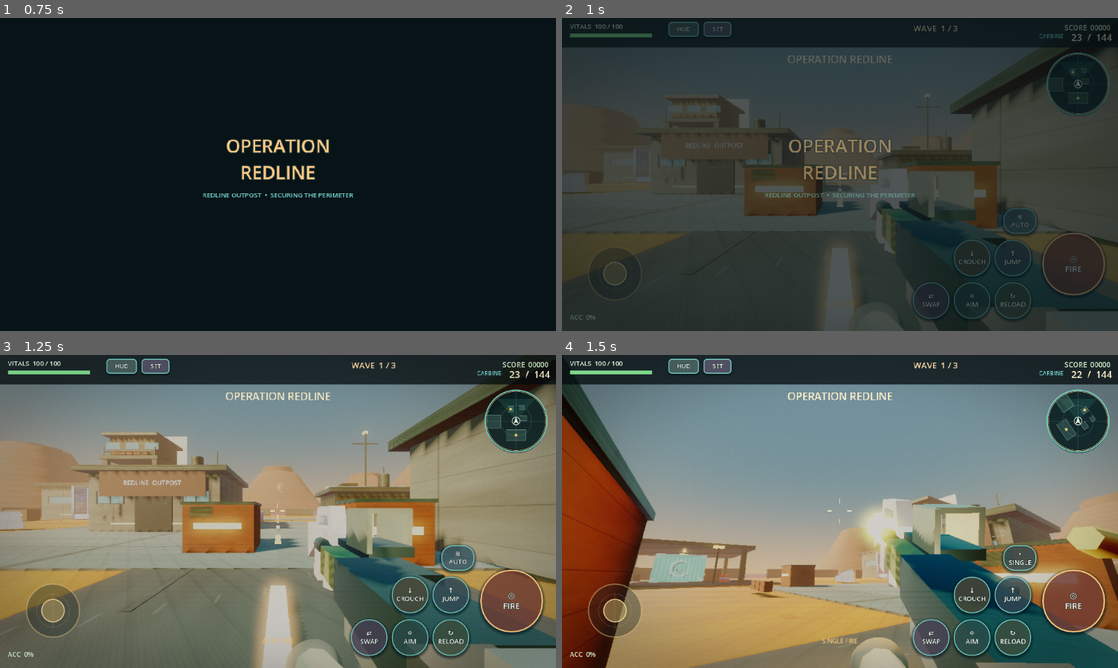
Above: before the commit, frames 1-4 (two rows, left to right).
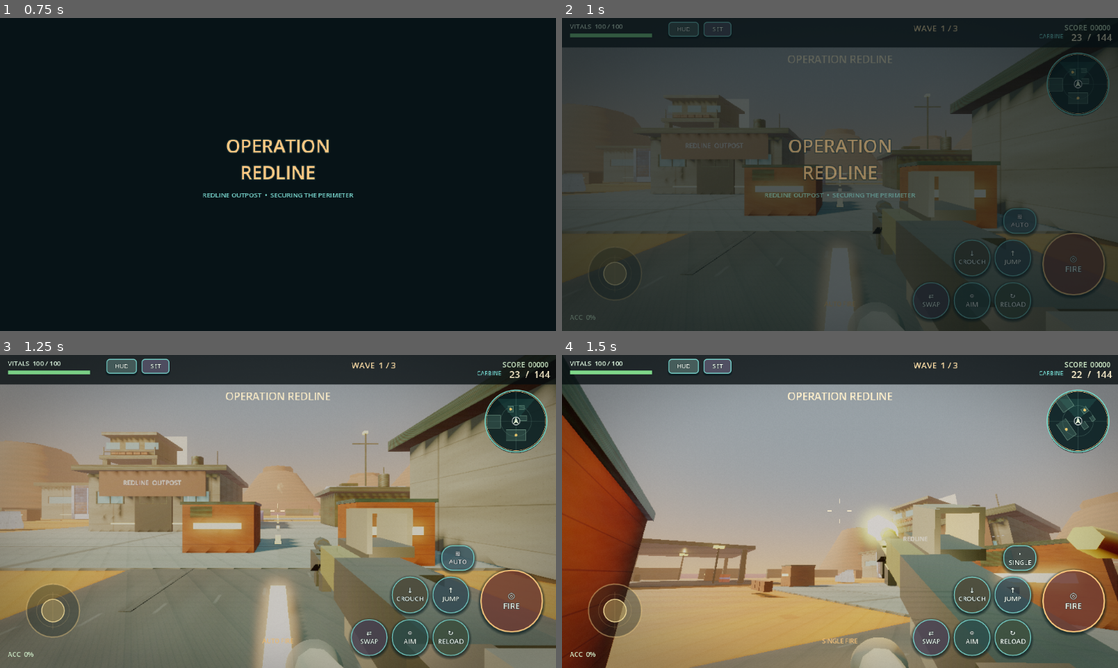
Above: after the commit, the same moments.

Repository: black-glass-dev/2D-Game
Game: Godot game, scene res://scenes/Main.tscn
Two runs of this game, one before a commit and one after it. Both use one fixed random seed, a clock stepped at 60 frames per second and the inputs below.
Inputs (mouse positions are in pixels of both pictures, inside the frame that each line leads up to):
- Up to frame 1 (0.75 s): click "• SINGLE" at 0.5 s
- Up to frame 2 (1 s): no input
- Up to frame 3 (1.25 s): no input
- Up to frame 4 (1.5 s): tap Enter at 1.25 s; move the mouse to (867, 511) at 1.27 s; hold W from 1.28 s (still down); tap C at 1.35 s; click (867, 511) at 1.42 s

Frame 1 is identical in both runs. In frame 2, 1.8% of the frame differs, in the area x 55-73%, y 48-76%; in frame 3, 17%; in frame 4, 38%, in the area x 3-100%, y 9-100%.
Error in both runs: Invalid assignment of property or key 'modulate' with value of type 'Color' on a base object of type 'MeshInstance3D'. (res://scripts/weapon_effects.gd:219)

Commit message:
fix: replace sci-fi asset selections
Co-authored-by: arena-agent <297053741+arena-agent@users.noreply.github.com>

Diff:
--- a/scripts/enemy.gd
+++ b/scripts/enemy.gd
@@ -13,9 +13,12 @@
 const GRAVITY := 18.0
 const RADAR_NEAR_RANGE := 22.0
 
-# Conventional low-poly character and carbine from Kenney's CC0 library.
+# Conventional low-poly smuggler characters and carbine from Kenney's CC0 library.
 # Source/provenance: assets/third_party/kenney_cc0/README.md.
-const KENNEY_SOLDIER_SCENE := preload("res://assets/third_party/kenney_cc0/characters/arena_soldier.glb")
+const KENNEY_SMUGGLER_SCENES := [
+	preload("res://assets/third_party/kenney_cc0/characters/blocky_smuggler_a.glb"),
+	preload("res://assets/third_party/kenney_cc0/characters/blocky_smuggler_b.glb"),
+]
 const KENNEY_MACHINEGUN_SCENE := preload("res://assets/third_party/kenney_cc0/weapons/machinegun.glb")
 
 var health := MAX_HEALTH
@@ -43,7 +46,7 @@
 var muzzle_flash_left := 0.0
 var hit_react := 0.0
 var reload_motion := 0.0
-var imported_soldier: Node3D
+var imported_smuggler: Node3D
 var imported_animator: AnimationPlayer
 var imported_animation := ""
 
@@ -165,7 +168,7 @@
 	if body_visual == null or not active:
 		return
 	var speed := Vector2(velocity.x, velocity.z).length()
-	if imported_soldier != null:
+	if imported_smuggler != null:
 		# The source includes authored hold/walk/shoot clips; use them rather than
 		# posing a robot-like primitive limb rig. Animation is cosmetic only.
 		if muzzle_flash_left > 0.0:
@@ -257,10 +260,10 @@
 	var accent := _mat([Color("a4342d"), Color("c14431"), Color("802d30")][variant], .68, .05)
 	var face_wrap := _mat([Color("2c2927"), Color("27312e"), Color("382923")][variant], .94, .0)
 	var black := _mat(Color("0b1215"), .50, .58)
-	# The imported Kenney soldier is a genuinely modeled, textured character,
+	# The imported Kenney CC0 smuggler is a genuinely modeled, textured character,
 	# replacing the old all-primitive tactical mannequin. Keep a small red
 	# armband only as an original gameplay-identification affordance.
-	if _build_imported_soldier(accent):
+	if _build_imported_smuggler(accent):
 		_build_weapon(black, accent)
 		_build_footstep_dust()
 		_build_nameplate()
@@ -296,18 +299,20 @@
 	_build_footstep_dust()
 	_build_nameplate()
 
-func _build_imported_soldier(accent: Material) -> bool:
-	var scene_visual := KENNEY_SOLDIER_SCENE.instantiate() as Node3D
+func _build_imported_smuggler(accent: Material) -> bool:
+	var source_index := spawn_index % KENNEY_SMUGGLER_SCENES.size()
+	var source_scene := KENNEY_SMUGGLER_SCENES[source_index] as PackedScene
+	var scene_visual := source_scene.instantiate() as Node3D if source_scene != null else null
 	if scene_visual == null:
 		return false
-	imported_soldier = scene_visual
-	imported_soldier.name = "Kenney CC0 armed raider"
-	# The source character is stylised/proportional for pixel art. This authored
-	# non-uniform display scale keeps a readable adult human silhouette inside the
-	# existing 1.75 m collider without changing navigation or hitboxes.
-	imported_soldier.scale = Vector3(.78, 2.14, .95)
-	body_visual.add_child(imported_soldier)
-	imported_animator = _find_animation_player(imported_soldier)
+	imported_smuggler = scene_visual
+	imported_smuggler.name = "Kenney CC0 blocky smuggler"
+	# These two full-height, textured 128px-style character variants have a
+	# human 2 m silhouette at native scale. They replace the previous robot-like
+	# raider without touching collision, navigation or headshot hitboxes.
+	imported_smuggler.scale = Vector3.ONE
+	body_visual.add_child(imported_smuggler)
+	imported_animator = _find_animation_player(imported_smuggler)
 	_set_imported_animation("holding-both")
 	_part_box("Raider faction armband", Vector3(-.34, 1.37, -.01), Vector3(.15, .11, .27), accent)
 	return true
@@ -333,6 +338,12 @@
 		return
 	imported_animator.play(animation_name, .12)
 	imported_animation = animation_name
+
+func _apply_imported_material(node: Node, material: Material) -> void:
+	if node is MeshInstance3D:
+		(node as MeshInstance3D).material_override = material
+	for child in node.get_children():
+		_apply_imported_material(child, material)
 
 func _limb(limb_name: String, local_position: Vector3, uniform: Material, glove: Material) -> Node3D:
 	var limb := Node3D.new()
@@ -361,14 +372,15 @@
 	weapon_root.position = Vector3(.20, 1.25, -.37)
 	weapon_root.rotation_degrees = Vector3(-8, 0, 0)
 	body_visual.add_child(weapon_root)
-	if imported_soldier != null:
+	if imported_smuggler != null:
 		var imported_carbine := KENNEY_MACHINEGUN_SCENE.instantiate() as Node3D
 		if imported_carbine != null:
 			imported_carbine.name = "Kenney CC0 conventional carbine"
 			# Kenney's machinegun model is a compact real-world-style service weapon
 			# pointing along local -Z, matching the existing muzzle/effects contract.
 			imported_carbine.position = Vector3(-.075, -.045, -.13)
-			imported_carbine.scale = Vector3(1.28, 1.28, 1.28)
+			imported_carbine.scale = Vector3(1.12, 1.12, 1.12)
+			_apply_imported_material(imported_carbine, black)
 			weapon_root.add_child(imported_carbine)
 	else:
 		_part_box_on(weapon_root, "Carbine stock", Vector3(0, -.01, .24), Vector3(.11, .10, .22), black)
--- a/scripts/pistol.gd
+++ b/scripts/pistol.gd
@@ -251,10 +251,10 @@
 	gun_root.name = "Detailed first-person service pistol"
 	gun_root.position = Vector3(0.30, -0.31, -0.49)
 	add_child(gun_root)
-	var slide := _mat(Color("394344"), .40, .72)
-	var worn := _mat(Color("69706a"), .48, .58)
-	var polymer := _mat(Color("161e20"), .90, .05)
-	var brass := _mat(Color("b98b48"), .42, .72)
+	var slide := _mat(Color("31322d"), .60, .38)
+	var worn := _mat(Color("5a5a4d"), .68, .25)
+	var polymer := _mat(Color("171815"), .93, .02)
+	var brass := _mat(Color("8e7040"), .55, .38)
 	var glove := _mat(Color("2a3535"), .84, .08)
 	var sleeve := _mat(Color("526353"), .92, .02)
 	_part("Machined slide", Vector3(0, .045, -.11), Vector3(.145, .12, .47), slide)
@@ -307,9 +307,16 @@
 	imported_pistol.name = "Kenney CC0 service pistol detail"
 	# The GLB is a compact conventional sidearm. Its local -Z muzzle is seated
 	# just behind the existing flash so shots retain a single visual source.
-	imported_pistol.position = Vector3(-.075, -.235, -.18)
-	imported_pistol.scale = Vector3(1.52, 1.52, 1.52)
+	imported_pistol.position = Vector3(-.075, -.25, -.27)
+	imported_pistol.scale = Vector3(1.05, 1.05, 1.05)
+	_apply_viewmodel_material(imported_pistol, _mat(Color("31322d"), .64, .34))
 	gun_root.add_child(imported_pistol)
+
+func _apply_viewmodel_material(node: Node, material: Material) -> void:
+	if node is MeshInstance3D:
+		(node as MeshInstance3D).material_override = material
+	for child in node.get_children():
+		_apply_viewmodel_material(child, material)
 
 func _build_arm(sleeve: Material, glove: Material) -> void:
 	var arm := Node3D.new()
--- a/scripts/rifle.gd
+++ b/scripts/rifle.gd
@@ -277,11 +277,13 @@
 	gun_root.name = "Detailed first-person service rifle"
 	gun_root.position = Vector3(0.32, -0.28, -0.56)
 	add_child(gun_root)
-	var gunmetal := _mat(Color("2b3838"), 0.42, 0.72)
-	var worn_metal := _mat(Color("657469"), 0.48, 0.64)
-	var polymer := _mat(Color("121b1d"), 0.88, 0.06)
-	var olive := _mat(Color("596447"), 0.72, 0.18)
-	var brass := _mat(Color("b98b48"), 0.42, 0.72)
+	# Restrained black/olive/steel values keep the service weapon grounded in a
+	# circa-2000 outpost instead of the old high-teal, high-metallic sci-fi read.
+	var gunmetal := _mat(Color("292b27"), 0.62, 0.38)
+	var worn_metal := _mat(Color("505348"), 0.70, 0.28)
+	var polymer := _mat(Color("161714"), 0.93, 0.02)
+	var olive := _mat(Color("494b32"), 0.78, 0.10)
+	var brass := _mat(Color("8e7040"), 0.55, 0.38)
 	var glove := _mat(Color("293534"), 0.86, 0.10)
 	var sleeve := _mat(Color("526353"), 0.92, 0.02)
 	_part("Machined upper receiver", Vector3(0, 0, 0), Vector3(.19, .17, .54), gunmetal)
@@ -348,9 +350,16 @@
 	# Its native muzzle points along -Z. This aligns the real external mesh with
 	# the established recoil, casing and muzzle-flash positions while retaining
 	# the intentionally open original reflex sight and first-person hands.
-	imported_carbine.position = Vector3(-.075, -.095, -.39)
-	imported_carbine.scale = Vector3(1.48, 1.48, 1.48)
+	imported_carbine.position = Vector3(-.075, -.17, -.56)
+	imported_carbine.scale = Vector3(.92, .92, .92)
+	_apply_viewmodel_material(imported_carbine, _mat(Color("292b27"), .64, .35))
 	gun_root.add_child(imported_carbine)
+
+func _apply_viewmodel_material(node: Node, material: Material) -> void:
+	if node is MeshInstance3D:
+		(node as MeshInstance3D).material_override = material
+	for child in node.get_children():
+		_apply_viewmodel_material(child, material)
 
 func _build_arms(sleeve: Material, glove: Material) -> void:
 	for side in [-1.0, 1.0]:
@@ -402,13 +411,12 @@
 
 func _lens_material() -> StandardMaterial3D:
 	var material := StandardMaterial3D.new()
-	material.albedo_color = Color(0.20, 0.82, 0.78, 0.16)
-	material.metallic = 0.35
-	material.roughness = 0.08
+	# A dim smoked reflex lens reads as field gear in sunlight; it deliberately
+	# has no cyan emissive glow or hologram-like visual language.
+	material.albedo_color = Color(0.31, 0.34, 0.25, 0.14)
+	material.metallic = 0.10
+	material.roughness = 0.32
 	material.transparency = BaseMaterial3D.TRANSPARENCY_ALPHA
-	material.emission_enabled = true
-	material.emission = Color("42d9c8")
-	material.emission_energy_multiplier = 0.28
 	material.no_depth_test = true
 	return material
 
--- a/scripts/world_builder.gd
+++ b/scripts/world_builder.gd
@@ -19,7 +19,6 @@
 const KENNEY_WALL_GARAGE := preload("res://assets/third_party/kenney_cc0/outpost/wall_garage.glb")
 const KENNEY_ROOF_METAL := preload("res://assets/third_party/kenney_cc0/outpost/roof_metal.glb")
 const KENNEY_BARRIER := preload("res://assets/third_party/kenney_cc0/outpost/barrier_damaged.glb")
-const KENNEY_CARGO_TRUCK := preload("res://assets/third_party/kenney_cc0/outpost/truck_cargo.glb")
 const KENNEY_BARREL := preload("res://assets/third_party/kenney_cc0/props/barrel.glb")
 const KENNEY_METAL_PANEL := preload("res://assets/third_party/kenney_cc0/props/metal_panel.glb")
 const KENNEY_SAND_ROCK_A := preload("res://assets/third_party/kenney_cc0/props/rock_sand_a.glb")
@@ -29,8 +28,8 @@
 	_build_environment(root)
 	_build_cinematic_presentation(root)
 	# Texture tints stay deliberately brighter than the source maps. The maps hold
-	# the micro-detail while these values preserve readable teal/orange separation
-	# under the warm, low-angle key light.
+	# the micro-detail while these values preserve readable sun-bleached desert
+	# separation under the warm, low-angle key light.
 	var sand := _pbr_material(SAND_TEXTURE, Color("efb677"), 0.91, 0.0, 7.5)
 	var concrete := _pbr_material(CONCRETE_TEXTURE, Color("b9cac2"), 0.72, 0.08, 2.0)
 	var metal := _pbr_material(METAL_TEXTURE, Color("a4beb3"), 0.46, 0.62, 3.0)
@@ -208,7 +207,8 @@
 	var env := Environment.new()
 	var sky := Sky.new()
 	var sky_material := ProceduralSkyMaterial.new()
-	sky_material.sky_top_color = Color("1b596b")
+	# Desaturated desert haze replaces the prior teal cinematic cast.
+	sky_material.sky_top_color = Color("526f7c")
 	sky_material.sky_horizon_color = Color("eda06d")
 	sky_material.sky_curve = 0.14
 	sky_material.sky_energy_multiplier = 0.82
@@ -221,7 +221,7 @@
 	env.background_mode = Environment.BG_SKY
 	env.sky = sky
 	env.ambient_light_source = Environment.AMBIENT_SOURCE_SKY
-	env.ambient_light_color = Color("6aaab3")
+	env.ambient_light_color = Color("8b9991")
 	env.ambient_light_energy = 0.62
 	env.reflected_light_source = Environment.REFLECTION_SOURCE_SKY
 	env.tonemap_mode = Environment.TONE_MAPPER_FILMIC
@@ -462,10 +462,8 @@
 	_kenney_prop(root, "Kenney radio shed metal roof", KENNEY_ROOF_METAL, Vector3(9.0, 3.55, -8.0), Vector3(7.0, 1.0, 6.0), 0.0, 0)
 	_kenney_prop(root, "Kenney checkpoint canopy roof", KENNEY_ROOF_METAL, Vector3(-12.0, 4.55, 36.0), Vector3(6.6, 1.0, 6.6), 0.0, 0)
 
-	# Cargo / fortified route: recurring low-poly objects create a real logistics
-	# story without replacing collision or pathfinding with imported geometry.
-	_kenney_prop(root, "Kenney parked cargo truck", KENNEY_CARGO_TRUCK, Vector3(-35.0, .12, 14.0), Vector3(4.45, 4.45, 4.45), 0.0, 0)
-	_kenney_prop(root, "Kenney smuggler cargo truck", KENNEY_CARGO_TRUCK, Vector3(25.0, .12, 25.0), Vector3(4.10, 4.10, 4.10), 180.0, 0)
+	# Fortified routes use field barriers, fuel and repairs without replacing
+	# collision or pathfinding with imported geometry.
 	for barrier_data in [
 		[Vector3(2.0, .10, 38.7), 0.0], [Vector3(5.0, .10, 38.7), 0.0],
 		[Vector3(11.0, .10, 38.7), 0.0], [Vector3(-24.0, .10, 29.0), 90.0],
Binary file removed: assets/third_party/kenney_cc0/characters/Textures/colormap.png
Binary file added: assets/third_party/kenney_cc0/characters/Textures/texture-a.png
Binary file added: assets/third_party/kenney_cc0/characters/Textures/texture-b.png
Binary file removed: assets/third_party/kenney_cc0/characters/arena_soldier.glb
Binary file added: assets/third_party/kenney_cc0/characters/blocky_smuggler_a.glb
Binary file added: assets/third_party/kenney_cc0/characters/blocky_smuggler_b.glb
Binary file removed: assets/third_party/kenney_cc0/outpost/Textures/truck_alien.png
Binary file removed: assets/third_party/kenney_cc0/outpost/truck_cargo.glb
Not shown, changed: CREDITS.md
